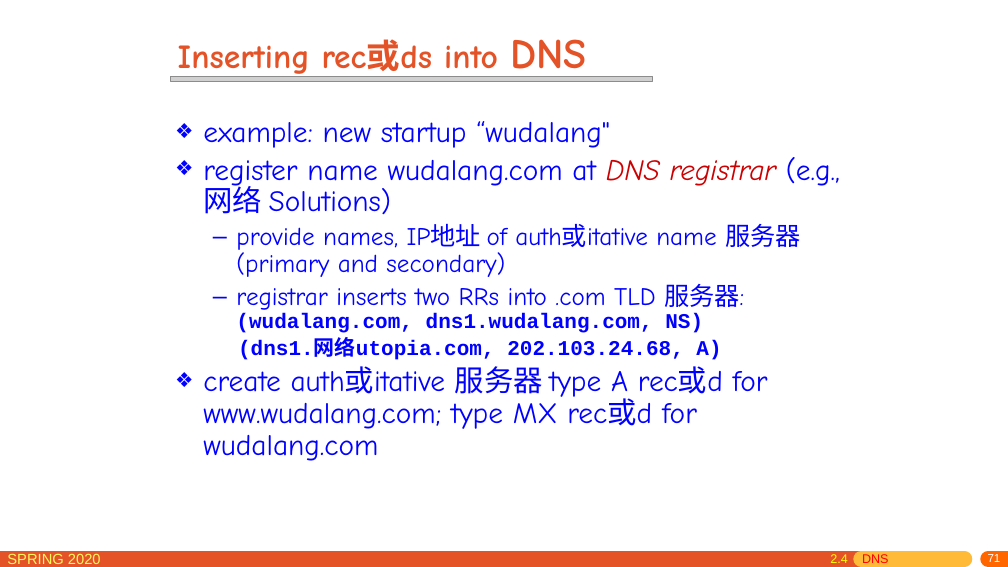
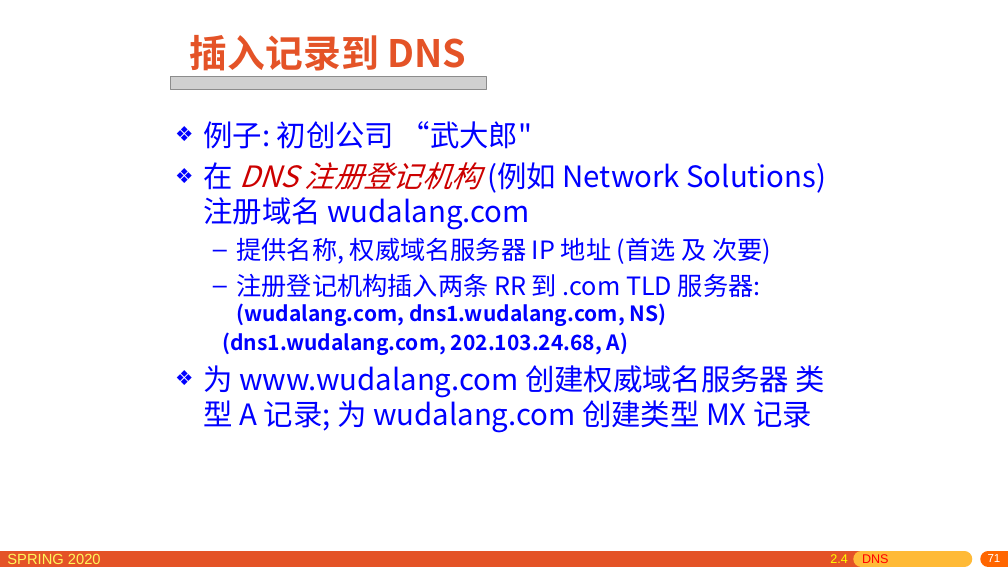
Before and after one commit to network-distributed/presentations, a slide deck: slide 71 of chapter2_cn.pptx. Drawn at 1008x567 pixels with LibreOffice and Linux fonts; fonts in the diff are those of the drawing; grey boxes stand for pictures. Boxes give left, top, right and bottom in pixels: in the first picture for what was removed or moved away, otherwise in the second. Text is boxed around its words. In the diff, an @@ line names an element or a change of style, - is before the commit and + after.

```diff
--- a/chapter2_cn.pptx
+++ b/chapter2_cn.pptx
@@ title at [190, 35, 466, 77]: text changed; size 32 to 36 pt; font Comic Neue to Noto Sans CJK SC @@
-Inserting rec或ds into DNS
+插入记录到 DNS
@@ picture: place and size @@
-picture at [170, 76, 653, 82]
+picture at [170, 76, 486, 90]
@@ text at [203, 121, 826, 433]: text changed; font Comic Neue to Noto Sans CJK SC @@
-❖ example: new startup “wudalang"
-❖ register name wudalang.com at DNS registrar (e.g., 网络 Solutions)
-  – provide names, IP地址 of auth或itative name 服务器 (primary and secondary)
-  – registrar inserts two RRs into .com TLD 服务器:
-    (wudalang.com, dns1.wudalang.com, NS)
-  (dns1.网络utopia.com, 202.103.24.68, A)
-❖ create auth或itative 服务器 type A rec或d for www.wudalang.com; type MX rec或d for wudalang.com
+❖ 例子: 初创公司 “武大郎"
+❖ 在 DNS 注册登记机构 (例如 Network Solutions)注册域名 wudalang.com
+  – 提供名称, 权威域名服务器 IP 地址 (首选 及 次要)
+  – 注册登记机构插入两条 RR 到 .com TLD 服务器:
+    (wudalang.com, dns1.wudalang.com, NS)
+  (dns1.wudalang.com, 202.103.24.68, A)
+❖ 为 www.wudalang.com 创建权威域名服务器 类型 A 记录; 为 wudalang.com 创建类型 MX 记录
```
Also in this commit, not shown: 32 other slides changed, 4 slides added, 3 slides removed, 1 other file.
